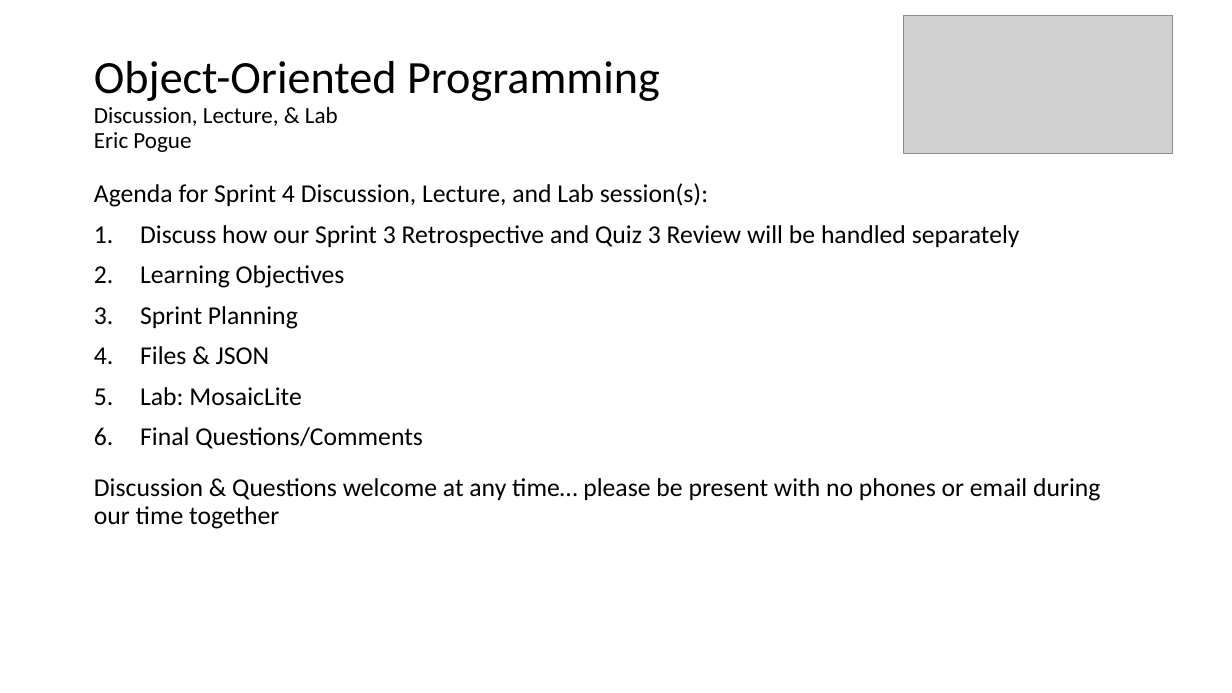
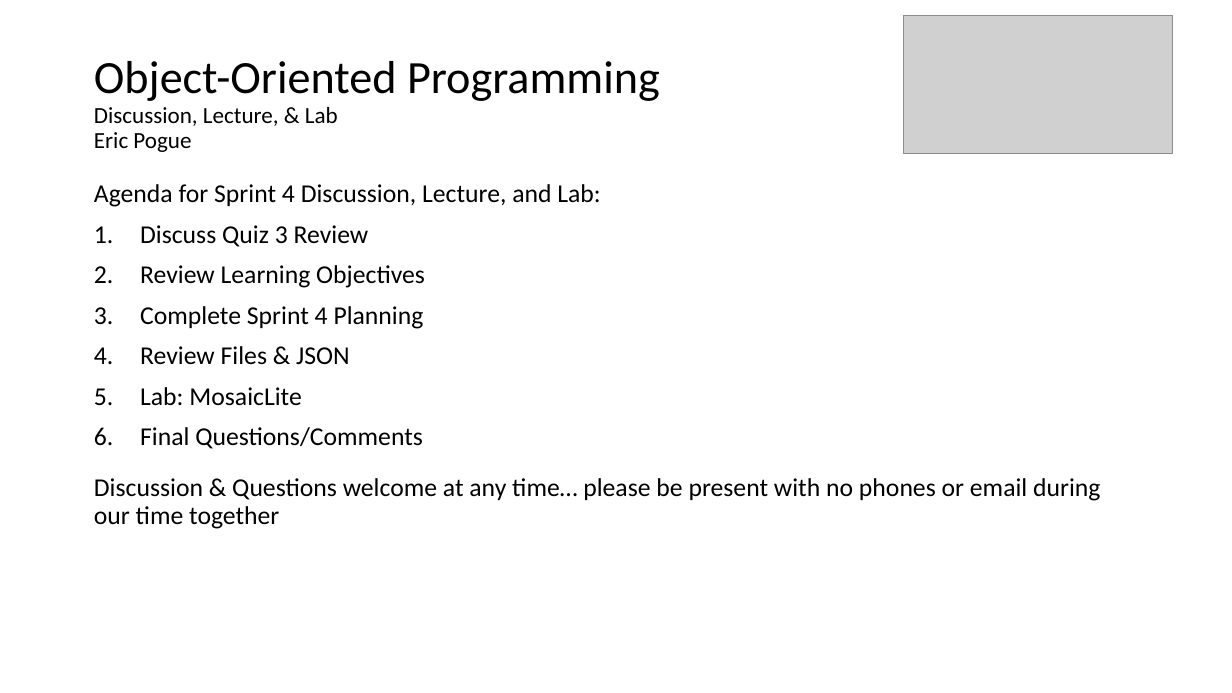
Before and after one commit to jamesbaptiste1/cpsc-24500-2019-01-spring-lt1, a slide deck: slide 3 of lecture-presentations/sprint-4.pptx. Drawn at 1232x693 pixels with LibreOffice and Linux fonts; fonts in the diff are those of the drawing; grey boxes stand for pictures. Boxes give left, top, right and bottom in pixels: in the first picture for what was removed or moved away, otherwise in the second. Text is boxed around its words. In the diff, an @@ line names an element or a change of style, - is before the commit and + after.

Commit message:
Update file.

```diff
--- a/lecture-presentations/sprint-4.pptx
+++ b/lecture-presentations/sprint-4.pptx
@@ text at [94, 184, 600, 364]: text changed @@
-Agenda for Sprint 4 Discussion, Lecture, and Lab session(s):
-1. Discuss how our Sprint 3 Retrospective and Quiz 3 Review will be handled separately
-2. Learning Objectives
-3. Sprint Planning
-4. Files & JSON
+Agenda for Sprint 4 Discussion, Lecture, and Lab:
+1. Discuss Quiz 3 Review
+2. Review Learning Objectives
+3. Complete Sprint 4 Planning
+4. Review Files & JSON
```
Also in this commit, not shown: 4 other slides changed, 6 slides added, 1 slide removed.
